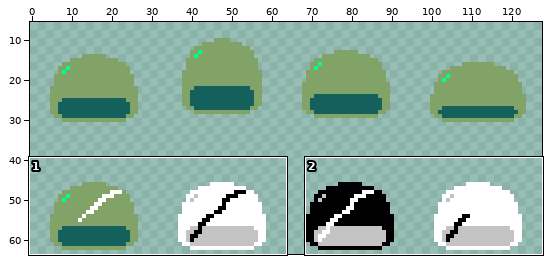
File history of a sprite sheet, info3.game/resources/slime.png. Above: a wide view before the commit, with the close-up outlined.
Close-up. The starting point:
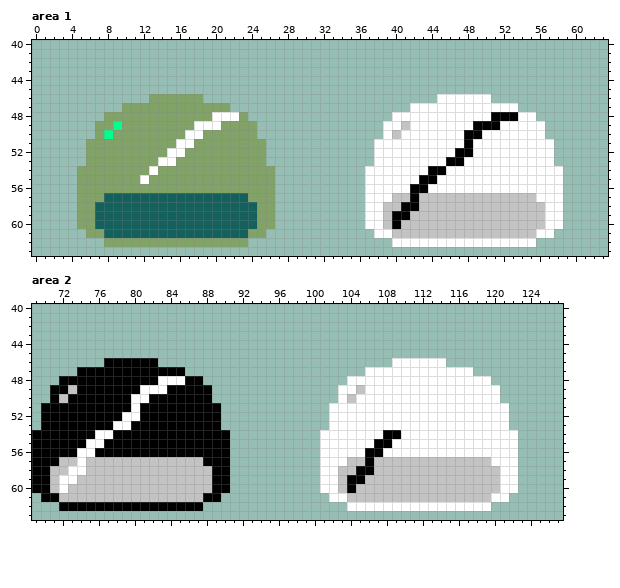
The file is 128x64 pixels. Shown: area 1: x 0..63, y 40..63; area 2: x 69..127, y 40..63. The wide view leaves out empty margins.
The result:
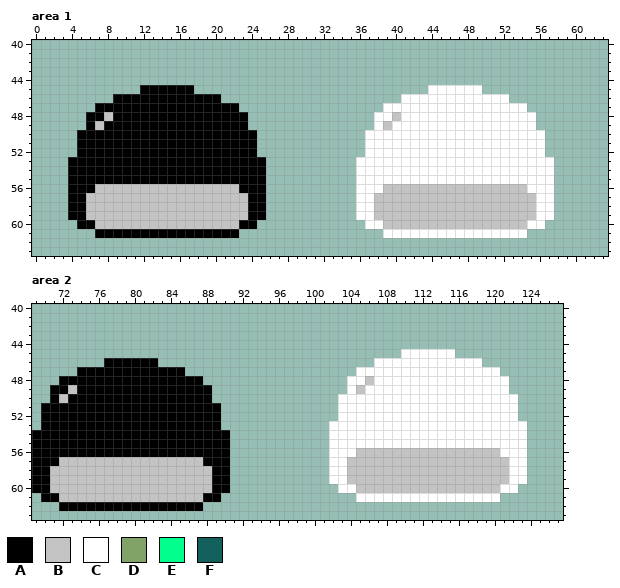
Palette (. is transparent): A #000000  B #c3c3c3  C #ffffff  D #82a368  E #00ff8c  F #14605d
Diff:
Changed rows in their new state; - is an unchanged pixel.
Area 1:
first column x 4:
45 --------AAAAAA--------------------------CCCCCC---------
46 -----AAAAAAAAAAAA--------------------CCCC------CC------
47 ---AAAAAAAAAAAAAAAA----------------CCC------------C----
48 --AABAAAAAAAAAAAAAAA--------------CCB----------CCC-----
49 --ABAAAAAAAAAAAAAAAA.-------------CB-C-------CCC----.--
50 -AAAAAAAAAAAAAAAAAAAA------------CC-C-------CC---------
51 -AAAAAAAAAAAAAAAAAAAA.-----------C----------C--------.-
52 -AAAAAAAAAAAAAAAAAAAA.-----------C---------CC--------.-
53 AAAAAAAAAAAAAAAAAAAAAA----------CC--------CC-----------
54 AAAAAAAAAAAAAAAAAAAAAA.---------C-------CC------------.
55 AAAAAAAAAAAAAAAAAAAAAA.---------C------CC-------------.
56 AAABBBBBBBBBBBBBBBBAAA.---------C--BBBBBBBBBBBBBBBB---.
57 AABBBBBBBBBBBBBBBBBBAA.---------C-BB--B---------------.
58 AABBBBBBBBBBBBBBBBBBAA.---------C-B--BB-------------C-.
59 AABBBBBBBBBBBBBBBBBBAA.---------C-B-BB--------------C-.
60 -AABBBBBBBBBBBBBBBBAA..-------------B--------------CC..
61 --.AAAAAAAAAAAAAAAA...------------.-CCCCCCCCCCCCCCC...-
62 ----................----------------................---
Area 2:
first column x 72:
45 --------------------------------------CCCCCC--------
46 -----------------------------------CC------CCCC-----
47 ---------------------------------C------------CCC---
48 -----------AAA--------------------B-------------CC--
49 ---------AAA-------------------.-----------------C--
50 --------AA----------------------C----------------CC-
51 --------A---------------------.-------------------C-
52 -------AA---------------------.-------------------C-
53 ------AA------------------------------------------CC
54 ----AA-----------------------.------CC-------------C
55 ---AA------------------------.-----CC--------------C
56 --AA-------------------------.---BBBBBBBBBBBBBBBB--C
57 --B--------------------------.----B-------------BB-C
58 -BB--------------------------.-C-BB--------------B-C
59 BB---------------------------.-CBB---------------B-C
60 B----------------------------..CC-------------------
61 ------------------------------...CCCCCCCCCCCCCCC-.--
62 --------------------------------................----
